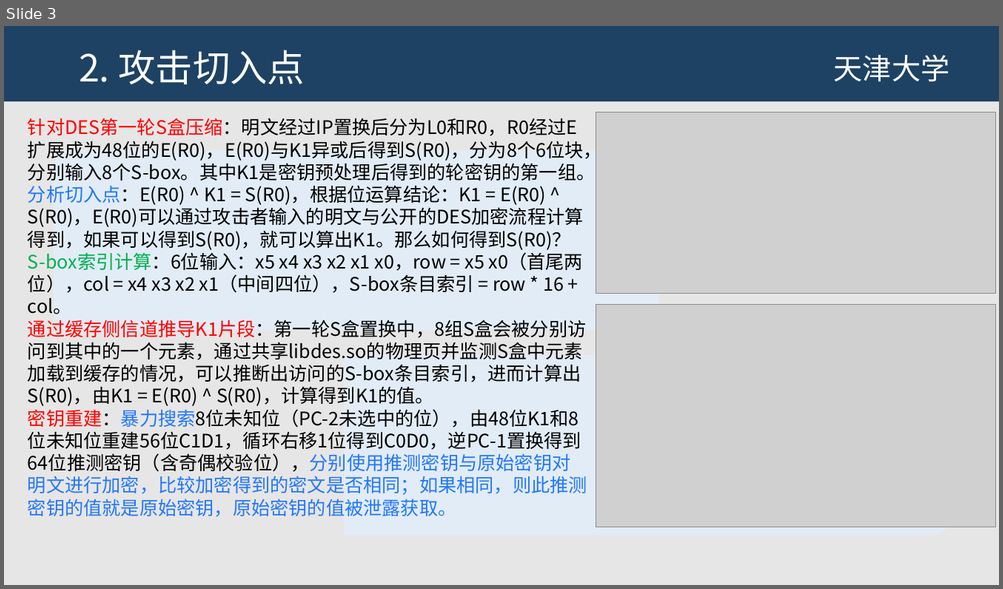
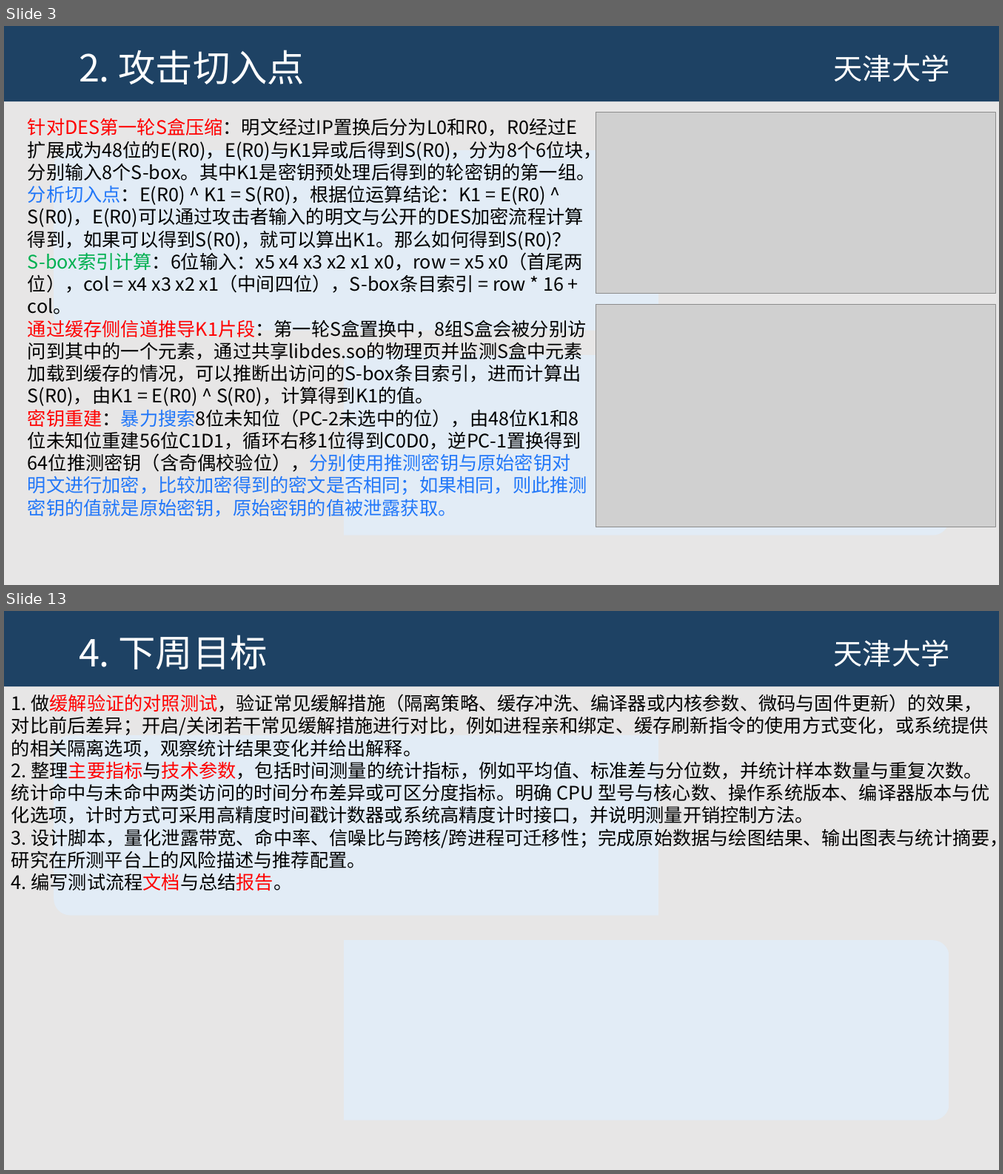
Before and after one commit to JHM2004/amd-microarch-side-channel-testbed, a slide deck: 第3次组会-flush and reload code-2026-02-/第3次组会.pptx. Shown one above the other, each under a label of ours: slide 3 before the commit, slides 3 and 13 after it; the slides between them are not shown. The pictures are 1003x589 and 1003x1174 pixels, drawn with LibreOffice and Linux fonts; fonts in the diff are those of the drawing; grey boxes stand for pictures; background and template pictures are left out. Boxes give left, top, right and bottom in pixels: in the first picture for what was removed or moved away, otherwise in the second. Text is boxed around its words. In the diff, an @@ line names an element or a change of style, - is before the commit and + after.

```diff
--- a/第3次组会-flush and reload code-2026-02-/第3次组会.pptx
+++ b/第3次组会-flush and reload code-2026-02-/第3次组会.pptx
@@ slide 13 added at (4, 611, 999, 1170), background #E7E6E6; not listed: 2 template elements that a slide beside it also shows @@
@@ title added at (79, 635, 267, 669), 36 pt, text #FFFFFF @@
+4. 下周目标
@@ text added at (11, 694, 999, 891), 18 pt, text #000000 @@
+1. 做缓解验证的对照测试，验证常见缓解措施（隔离策略、缓存冲洗、编译器或内核参数、微码与固件更新）的效果，对比前后差异；开启/关闭若干常见缓解措施进行对比，例如进程亲和绑定、缓存刷新指令的使用方式变化，或系统提供的相关隔离选项，观察统计结果变化并给出解释。
+2. 整理主要指标与技术参数，包括时间测量的统计指标，例如平均值、标准差与分位数，并统计样本数量与重复次数。统计命中与未命中两类访问的时间分布差异或可区分度指标。明确 CPU 型号与核心数、操作系统版本、编译器版本与优化选项，计时方式可采用高精度时间戳计数器或系统高精度计时接口，并说明测量开销控制方法。
+3. 设计脚本，量化泄露带宽、命中率、信噪比与跨核/跨进程可迁移性；完成原始数据与绘图结果、输出图表与统计摘要，研究在所测平台上的风险描述与推荐配置。
+4. 编写测试流程文档与总结报告。
```
Also in this commit, not shown: 3 slides changed, 6 other slides added, 4 slides removed, 2 other files.
